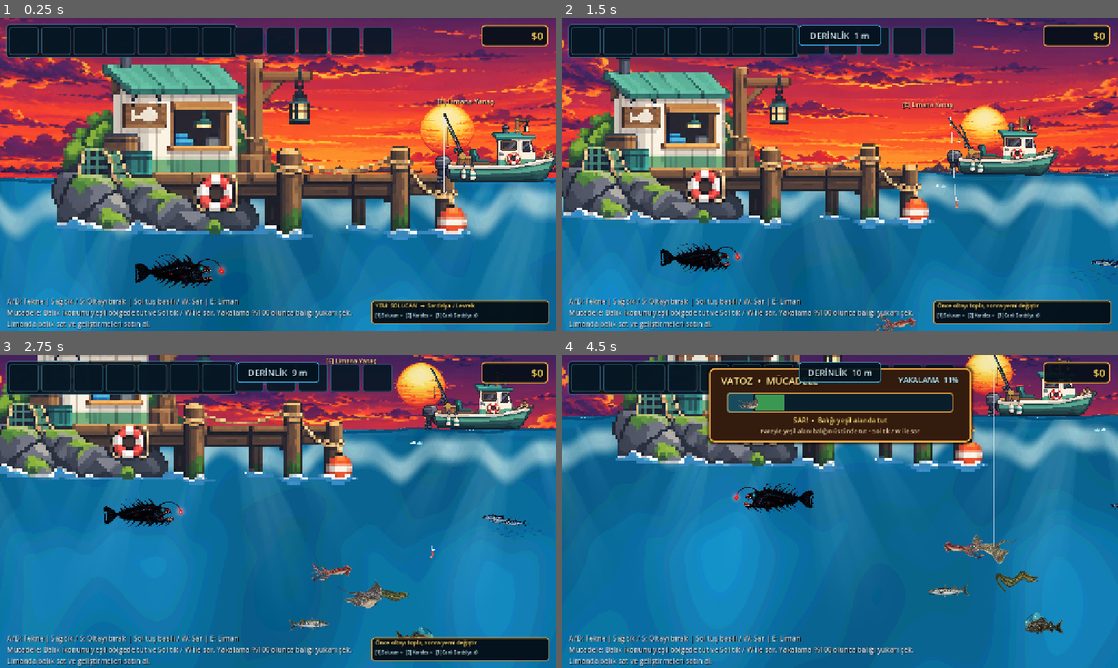
Above: before the commit, frames 1-4 (two rows, left to right).
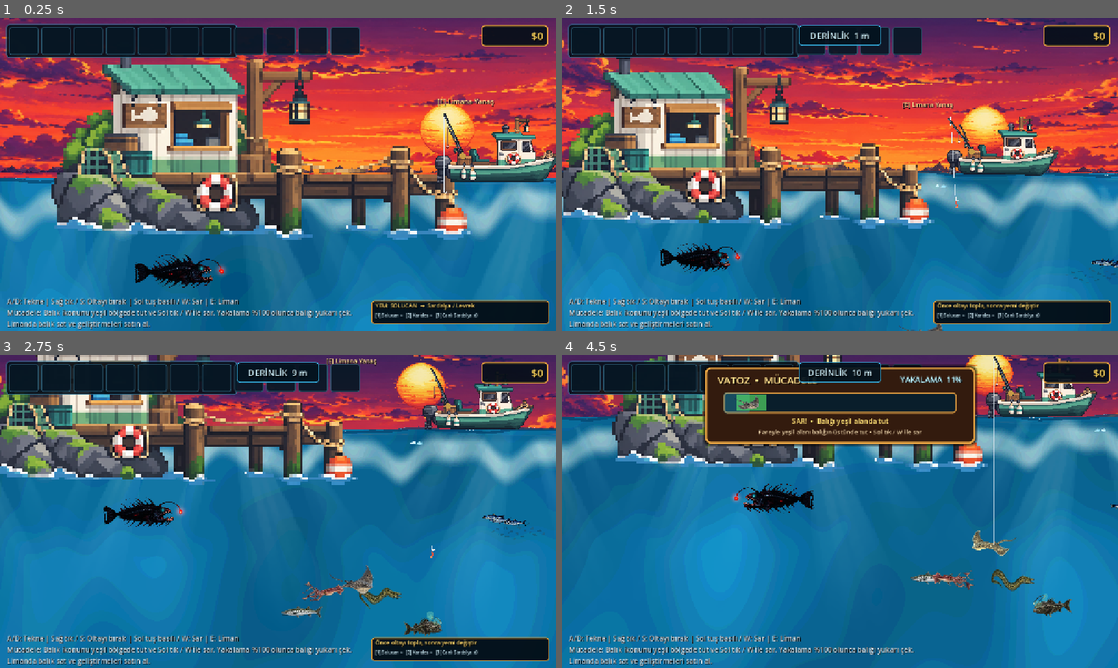
Above: after the commit, the same moments.

Repository: mirackayademir/TinyFisher
Game: Godot game, scene res://scenes/world.tscn
Two runs of this game, one before a commit and one after it. Both use one fixed random seed, a clock stepped at 60 frames per second and the inputs below.
Inputs (mouse positions are in pixels of both pictures, inside the frame that each line leads up to):
- Up to frame 1 (0.25 s): no input
- Up to frame 2 (1.5 s): tap Enter at 0.5 s; move the mouse to (962, 158) at 0.52 s; hold D (move_right) 0.53-1.28 s; tap E (dock) at 0.6 s; click (962, 158) at 0.67 s; move the mouse to (728, 190) at 1.27 s; hold S from 1.28 s (still down); tap 1 at 1.35 s
- Up to frame 3 (2.75 s): move the mouse to (333, 442) at 2.02 s; release S at 2.03 s; hold D (move_right) from 2.03 s (still down); tap 2 at 2.1 s
- Up to frame 4 (4.5 s): move the mouse to (812, 574) at 2.77 s; release D (move_right) at 2.78 s; hold W 2.78-3.53 s; tap 3 at 2.85 s; click (812, 574) at 2.92 s; move the mouse to (1006, 558) at 3.52 s; hold A (move_left) from 3.53 s (still down); tap E (dock) at 3.6 s; move the mouse to (673, 464) at 4.27 s; tap 1 at 4.35 s

The runs differ from the first frame. In frame 1, 0.5% of the frame differs, in the area x 65-71%, y 2-12%; in frame 2, 0.7%; in frame 3, 2.2%; in frame 4, 7.0%, in the area x 0-100%, y 0-90%.

Commit message:
Remove Swordfish from fish catalog

Diff:
--- a/scenes/fish_catalog.gd
+++ b/scenes/fish_catalog.gd
@@ -12,7 +12,6 @@
 	"Levrek",
 	"Uskumru",
 	"Ton Balığı",
-	"Kılıç Balığı",
 	"Köpekbalığı",
 	"Fener Balığı",
 	"Barakuda",
@@ -134,32 +133,6 @@
 		"hook_struggle_angle": 18.0,
 		"fight": [265.0, 0.32, 22.0, 29.0, 64.0],
 		"tension": [25.0, 25.0, 8.0]
-	},
-	"Kılıç Balığı": {
-		"value": 130,
-		"habitat": "Uzak açık deniz",
-		"depth_label": "15–20 m (TEST)",
-		"texture_path": "res://generation/fish/kilic_baligi.webp",
-		"behavior_id": "dash",
-		"target_count": 3,
-		"spawn_x": [4300.0, 7800.0],
-		"spawn_y": [820.0, 980.0],
-		"speed": [72.0, 90.0],
-		"distance": [430.0, 680.0],
-		"bob": [6.0, 8.0],
-		"visual_scale": 0.40,
-		"swim_wave_speed": 3.1,
-		"swim_wave_angle": 2.2,
-		"acceleration": 430.0,
-		"vertical_response": 58.0,
-		"turn_roll": 7.5,
-		"tail_strength": 18.0,
-		"tail_speed": 6.4,
-		"body_strength": 2.6,
-		"collision": [165.0, 50.0],
-		"hook_struggle_angle": 22.0,
-		"fight": [315.0, 0.27, 19.0, 32.0, 58.0],
-		"tension": [29.0, 24.0, 10.0]
 	},
 	"Köpekbalığı": {
 		"value": 240,
